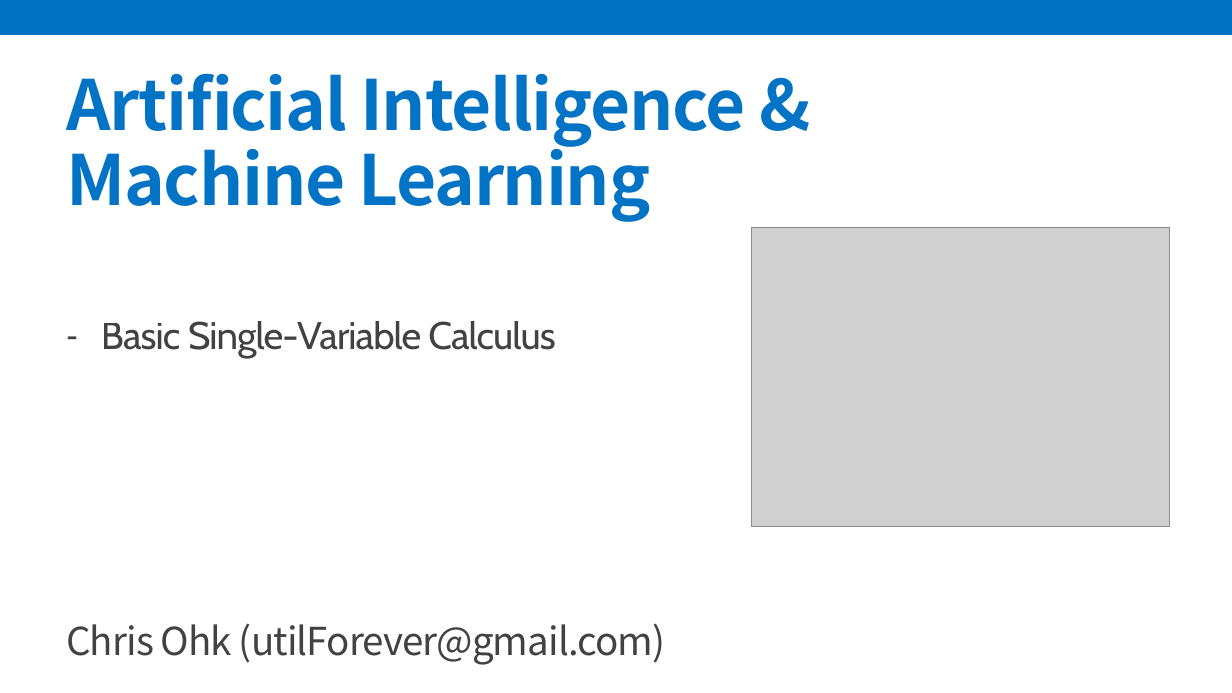
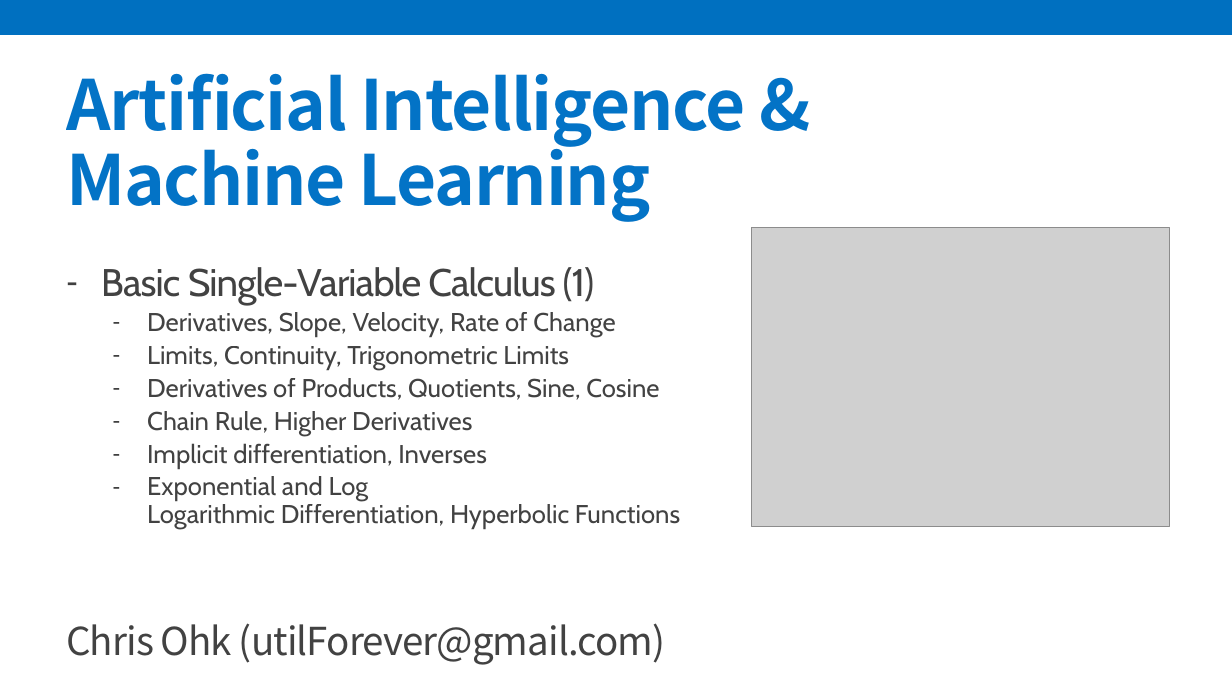
Before and after one commit to wlstjdpark/MLStudy, a slide deck: slide 1 of Artificial Intelligence and Machine Learning - 1st Study.pptx. Drawn at 1232x693 pixels with LibreOffice and Linux fonts; fonts in the diff are those of the drawing; grey boxes stand for pictures. Boxes give left, top, right and bottom in pixels: in the first picture for what was removed or moved away, otherwise in the second. Text is boxed around its words. In the diff, an @@ line names an element or a change of style, - is before the commit and + after.

Commit message:
Update contents - Limit

```diff
--- a/Artificial Intelligence and Machine Learning - 1st Study.pptx
+++ b/Artificial Intelligence and Machine Learning - 1st Study.pptx
@@ subtitle at bbox=[101, 267, 680, 529]: text changed; size 30 to 20 pt @@
-– Basic Single-Variable Calculus
+– Basic Single-Variable Calculus (1)
+  – Derivatives, Slope, Velocity, Rate of Change
+  – Limits, Continuity, Trigonometric Limits
+  – Derivatives of Products, Quotients, Sine, Cosine
+  – Chain Rule, Higher Derivatives
+  – Implicit differentiation, Inverses
+  – Exponential and Log
+    Logarithmic Differentiation, Hyperbolic Functions
```
Also in this commit, not shown: 1 other slide changed, 13 slides added.
